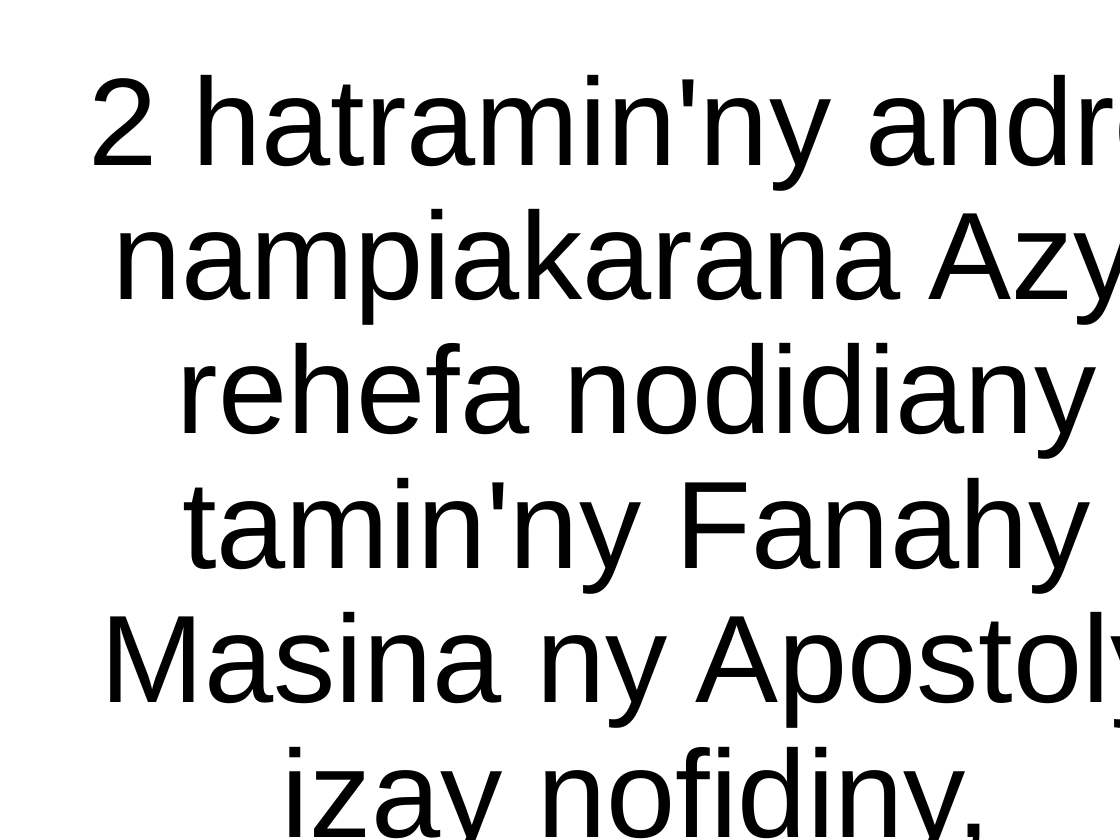
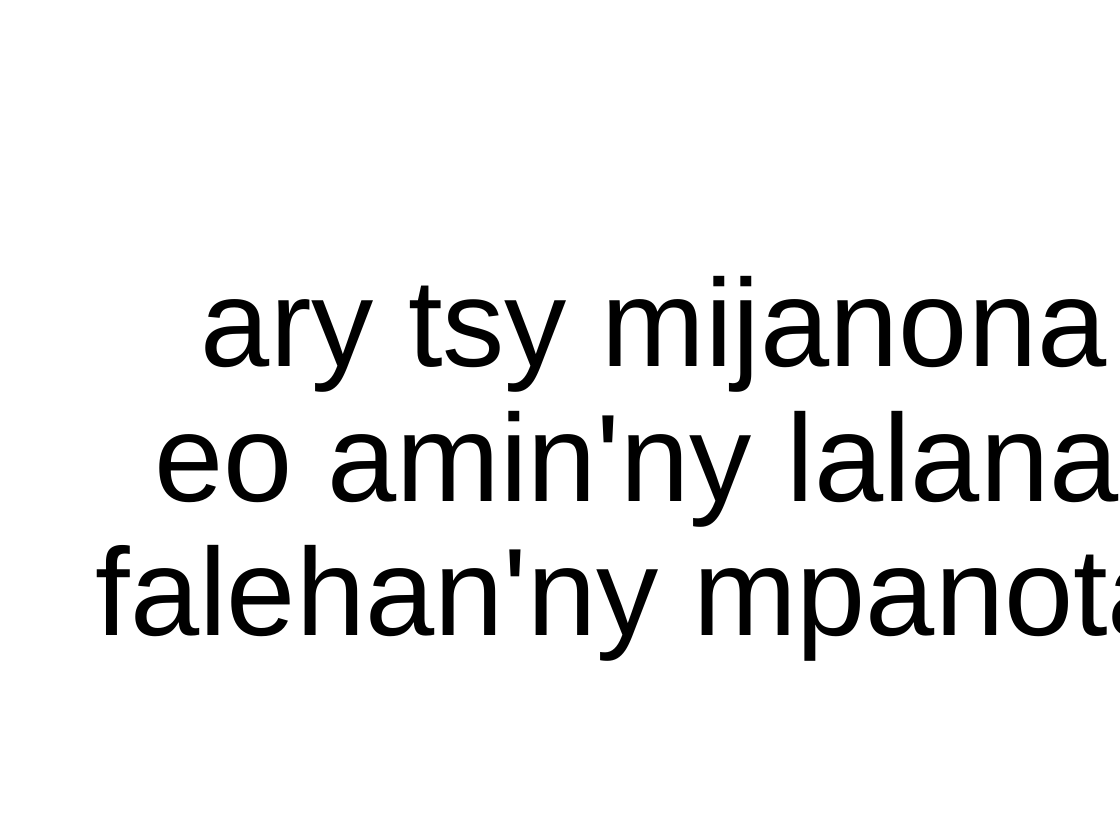
Before and after one commit to tsioryrovantsoa/baiboly-to-powerpoint, a slide deck: slide 3 of test.pptx. Drawn at 1120x840 pixels with LibreOffice and Linux fonts; fonts in the diff are those of the drawing; background and template pictures are left out. Boxes give left, top, right and bottom in pixels: in the first picture for what was removed or moved away, otherwise in the second. Text is boxed around its words. In the diff, an @@ line names an element or a change of style, - is before the commit and + after.

```diff
--- a/test.pptx
+++ b/test.pptx
@@ title at (x1=96, y1=275, x2=1120, y2=658): text changed @@
-2 hatramin'ny andro nampiakarana Azy, rehefa nodidiany tamin'ny Fanahy Masina ny Apostoly izay nofidiny,
+ary tsy mijanona eo amin'ny lalana falehan'ny mpanota
```
Also in this commit, not shown: 6 other slides changed, 4 slides added, 5 slides removed, 3 other files.
